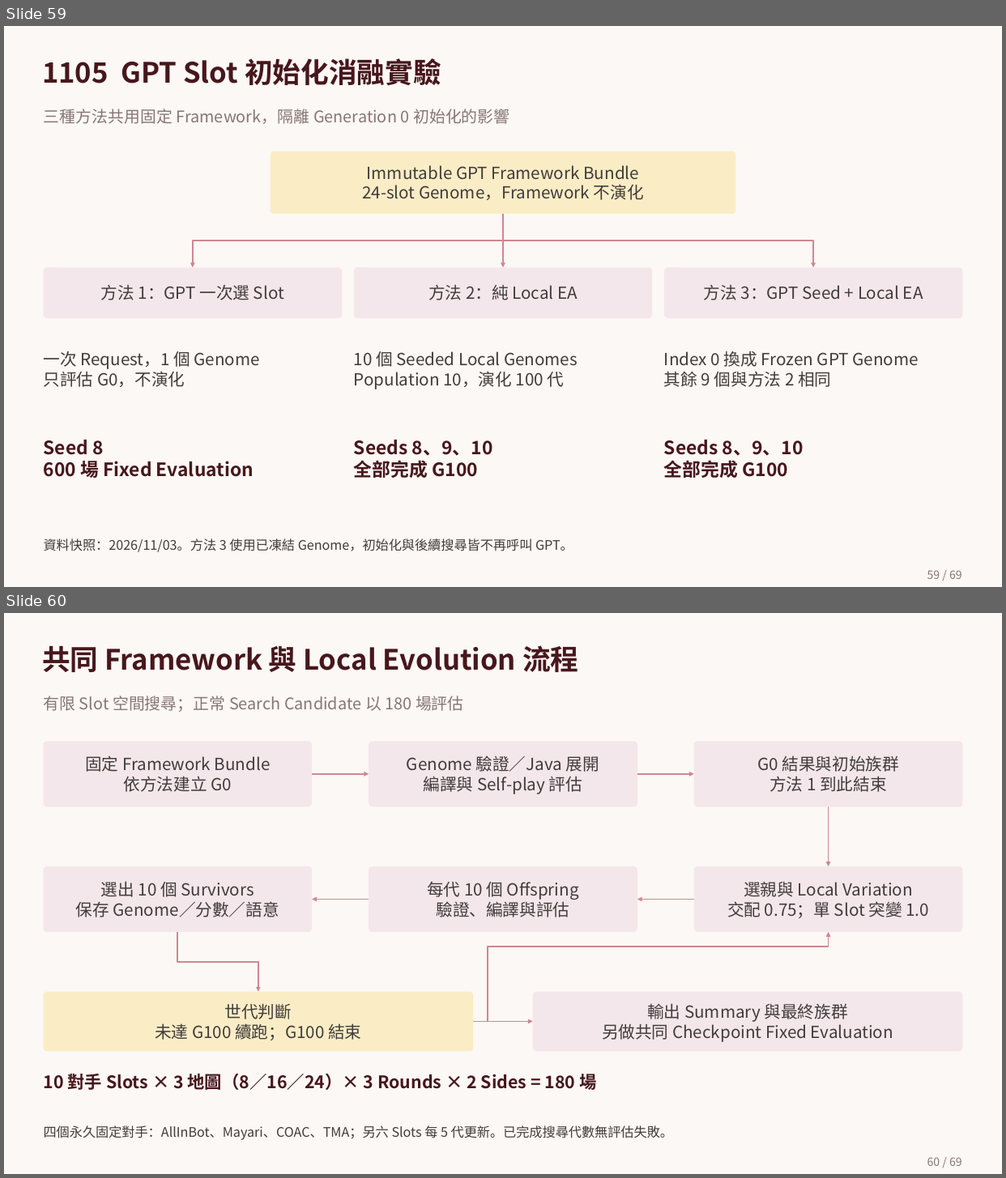
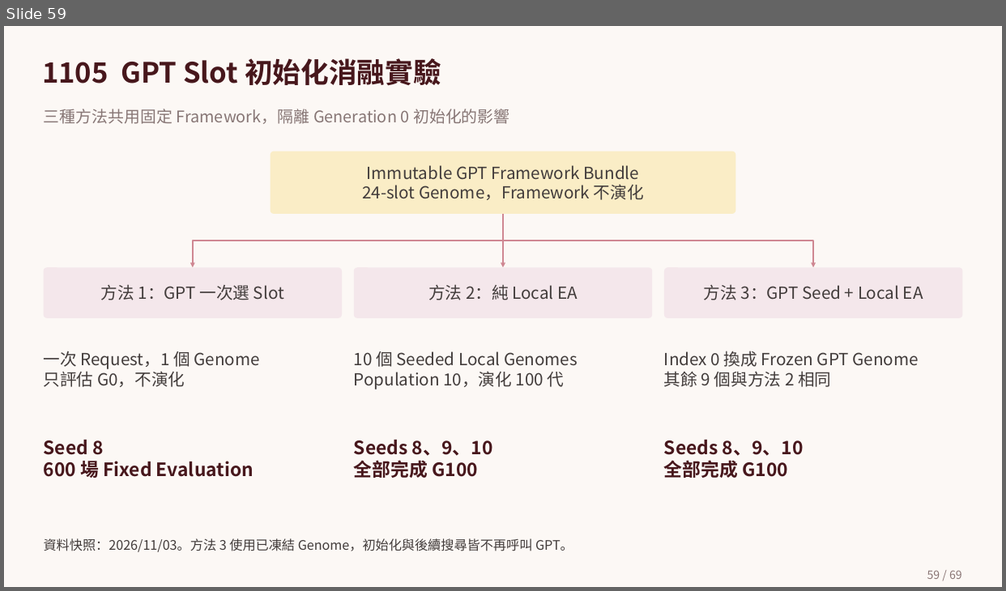
Before and after one commit to sophie8909/EAGLE, a slide deck: Meeting/deliverables/EAGLE.pptx. Shown one above the other, each under a label of ours: slides 59 and 60 before the commit, slide 59 after it. The pictures are 1006x1178 and 1006x591 pixels, drawn with LibreOffice and Linux fonts; fonts in the diff are those of the drawing; background and template pictures are left out. Boxes give left, top, right and bottom in pixels: in the first picture for what was removed or moved away, otherwise in the second. Text is boxed around its words. In the diff, an @@ line names an element or a change of style, - is before the commit and + after.

```diff
--- a/Meeting/deliverables/EAGLE.pptx
+++ b/Meeting/deliverables/EAGLE.pptx
@@ slide 60 removed at [4,613,1002,1174], background picture (left out) @@
@@ text removed at [42,645,578,672] @@
-共同 Framework 與 Local Evolution 流程
@@ text removed at [44,696,464,712] @@
-有限 Slot 空間搜尋；正常 Search Candidate 以 180 場評估
@@ rounded rectangle removed at [44,741,312,807] @@
-固定 Framework Bundle
-依方法建立 G0
@@ rounded rectangle removed at [368,741,637,807] @@
-Genome 驗證／Java 展開
-編譯與 Self-play 評估
@@ rounded rectangle removed at [694,741,962,807] @@
-G0 結果與初始族群
-方法 1 到此結束
@@ arrow removed from (312, 774) to (368, 774) @@
@@ arrow removed from (637, 774) to (694, 774) @@
@@ arrow removed from (829, 807) to (829, 867) @@
@@ rounded rectangle removed at [44,867,312,933] @@
-選出 10 個 Survivors
-保存 Genome／分數／語意
@@ rounded rectangle removed at [368,867,637,933] @@
-每代 10 個 Offspring
-驗證、編譯與評估
@@ rounded rectangle removed at [694,867,962,933] @@
-選親與 Local Variation
-交配 0.75；單 Slot 突變 1.0
@@ arrow removed from (368, 900) to (312, 900) @@
@@ arrow removed from (694, 900) to (637, 900) @@
@@ elbow arrow removed from (177, 932) to (258, 991) @@
@@ elbow arrow removed from (473, 1022) to (829, 932) @@
@@ rounded rectangle removed at [44,991,473,1051] @@
-世代判斷
-未達 G100 續跑；G100 結束
@@ rounded rectangle removed at [533,991,962,1051] @@
-輸出 Summary 與最終族群
-另做共同 Checkpoint Fixed Evaluation
@@ arrow removed from (473, 1022) to (533, 1022) @@
@@ text removed at [44,1071,596,1093] @@
-10 對手 Slots × 3 地圖（8／16／24）× 3 Rounds × 2 Sides = 180 場
@@ text removed at [44,1126,673,1140] @@
-四個永久固定對手：AllInBot、Mayari、COAC、TMA；另六 Slots 每 5 代更新。已完成搜尋代數無評估失敗。
@@ page number removed at [927,1157,962,1166] @@
-60 / 69
```
Also in this commit, not shown: 7 slides changed, 1 other file.
